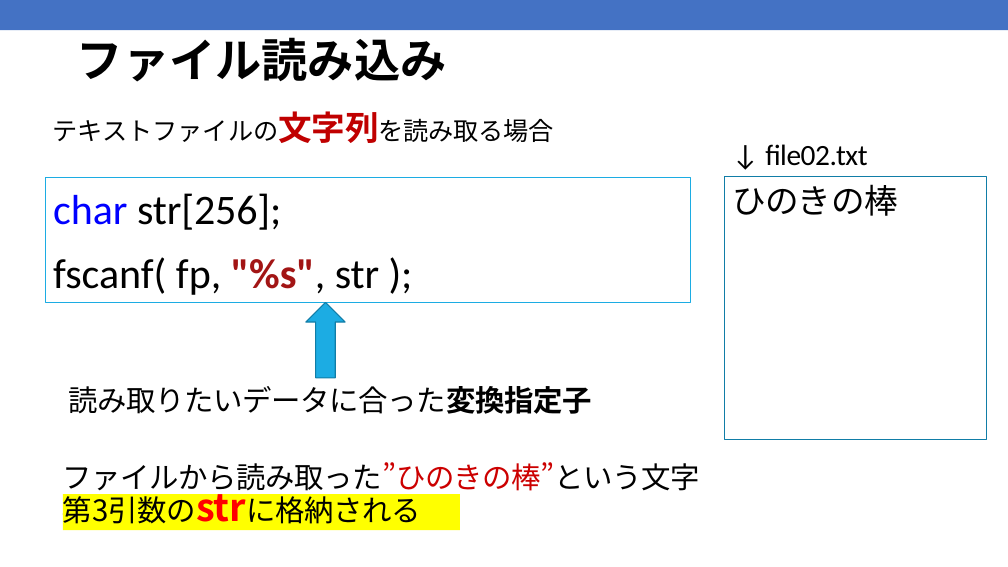
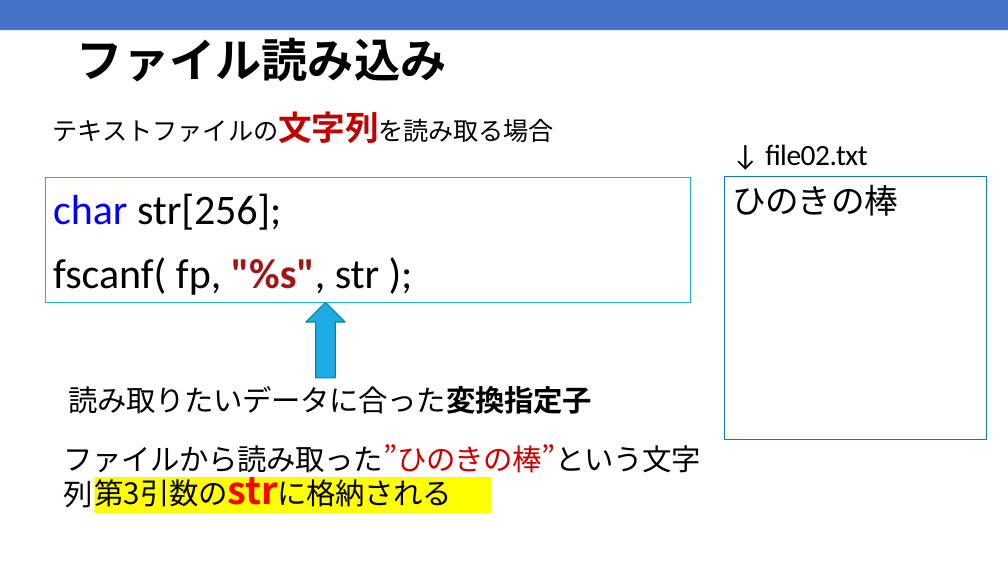
Before and after one commit to kic-murata/cpp2025, a slide deck: slide 12 of 授業資料/授業資料：ファイル処理.pptx. Drawn at 1008x567 pixels with LibreOffice and Linux fonts; fonts in the diff are those of the drawing. Boxes give left, top, right and bottom in pixels: in the first picture for what was removed or moved away, otherwise in the second. Text is boxed around its words. In the diff, an @@ line names an element or a change of style, - is before the commit and + after.

```diff
--- a/授業資料/授業資料：ファイル処理.pptx
+++ b/授業資料/授業資料：ファイル処理.pptx
@@ text "ファイルから読み取った”ひのきの棒”という文字列は": place and size @@
-text "ファイルから読み取った”ひのきの棒”という文字列は" at (63, 462, 700, 531)
+text "ファイルから読み取った”ひのきの棒”という文字列は" at (64, 444, 701, 513)
@@ rectangle "第3引数のstrに格納される": place and size @@
-rectangle "第3引数のstrに格納される" at (63, 495, 460, 531)
+rectangle "第3引数のstrに格納される" at (95, 477, 492, 513)
```
Also in this commit, not shown: 5 other slides changed, 2 other files.
